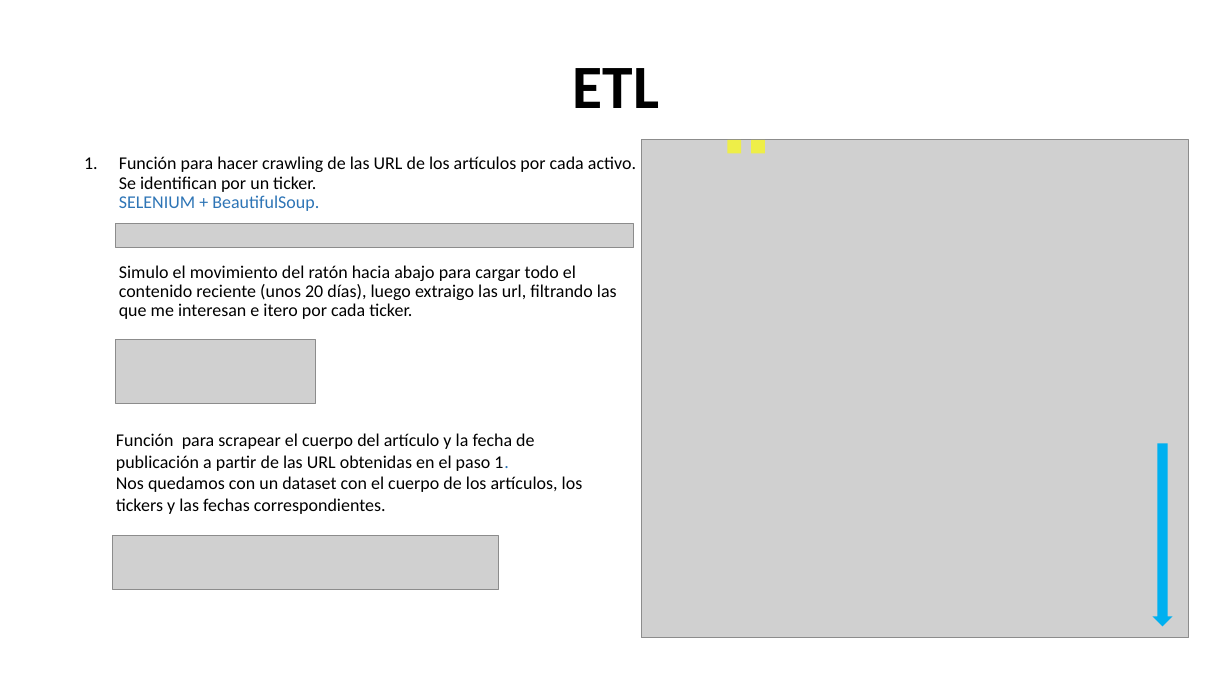
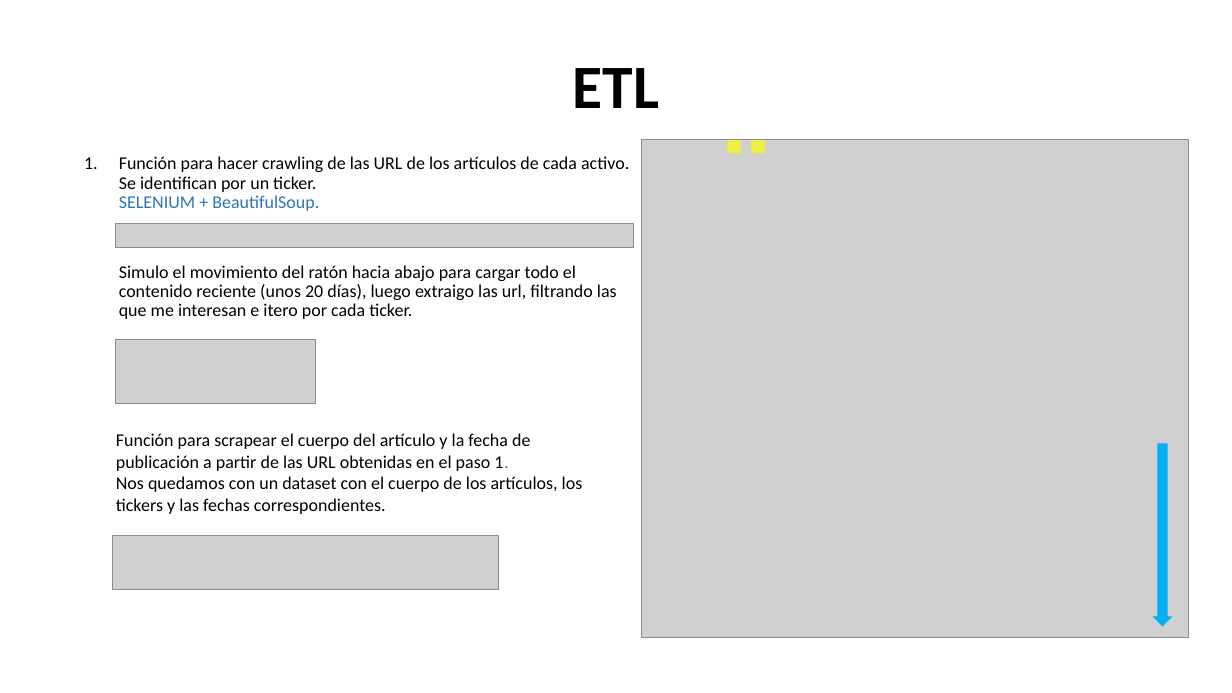
Before and after one commit to Drissb1/ML_Sentimiento_activos_financieros, a slide deck: slide 4 of Presentación.odp. Drawn at 1232x693 pixels with LibreOffice and Linux fonts; fonts in the diff are those of the drawing; grey boxes stand for pictures. Boxes give left, top, right and bottom in pixels: in the first picture for what was removed or moved away, otherwise in the second. Text is boxed around its words. In the diff, an @@ line names an element or a change of style, - is before the commit and + after.

```diff
--- a/Presentación.odp
+++ b/Presentación.odp
@@ text at [119, 156, 629, 319]: text changed @@
-1. Función para hacer crawling de las URL de los artículos por cada activo. Se identifican por un ticker.
-   SELENIUM + BeautifulSoup.
-   Simulo el movimiento del ratón hacia abajo para cargar todo el contenido reciente (unos 20 días), luego extraigo las url, filtrando las que me interesan e itero por cada ticker.
+1. Función para hacer crawling de las URL de los artículos de cada activo. Se identifican por un ticker.
+   SELENIUM + BeautifulSoup.
+   Simulo el movimiento del ratón hacia abajo para cargar todo el contenido reciente (unos 20 días), luego extraigo las url, filtrando las que me interesan e itero por cada ticker.
```
Also in this commit, not shown: 3 other slides changed.
